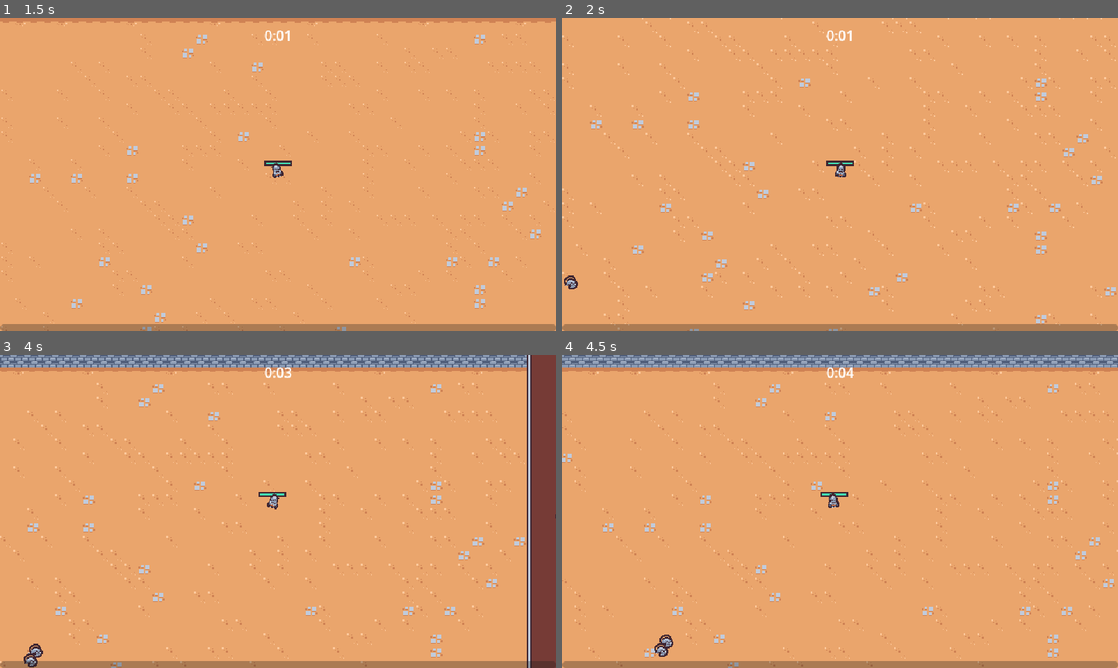
Above: before the commit, frames 1-4 (two rows, left to right).
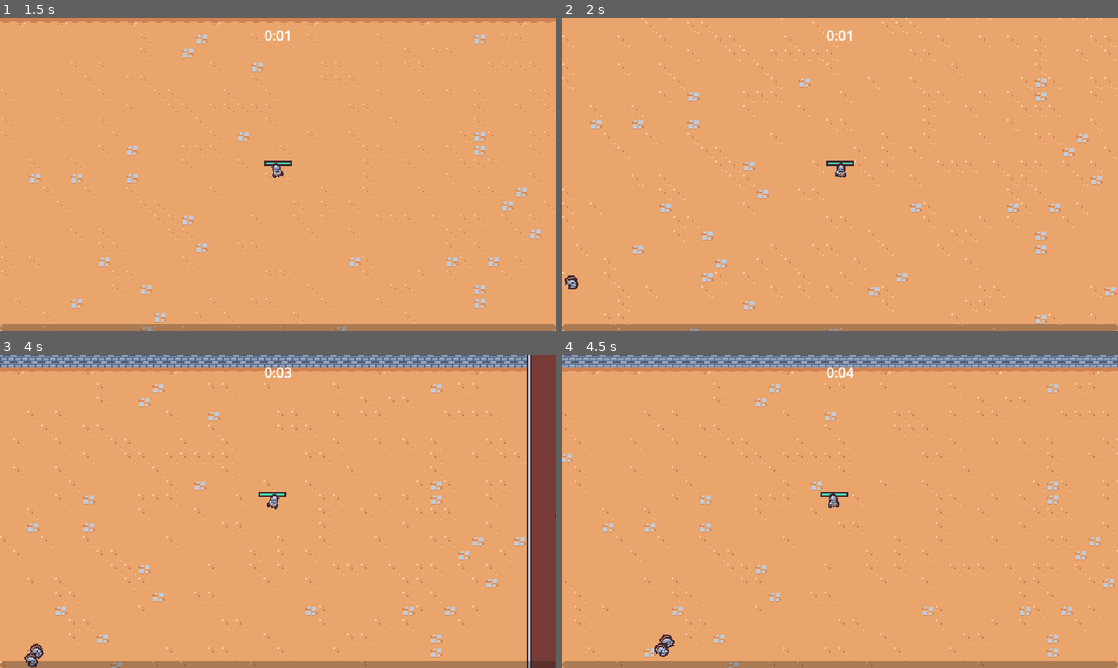
Above: after the commit, the same moments.

Repository: Ian-Ion/2d-survivors-course
Game: Godot game, scene res://scenes/main/main.tscn
The game is run twice, just before and just after one commit, with the same random seed, the same clock (stepped at 60 frames per second) and the same inputs.
Inputs (mouse positions are in pixels of both pictures, inside the frame that each line leads up to):
- Up to frame 1 (1.5 s): move the mouse to (400, 158) at 0.52 s; press the mouse at (400, 158) at 0.53 s; hold D (move_right) 0.53-1.28 s; move the mouse to (166, 190) at 1.27 s; release the mouse at (166, 190) at 1.28 s; hold S (move_down) from 1.28 s (still down); click (166, 190) at 1.35 s
- Up to frame 2 (2 s): keep holding S (move_down)
- Up to frame 3 (4 s): move the mouse to (333, 442) at 2.02 s; release S (move_down) at 2.03 s; press the mouse at (333, 442) at 2.03 s; hold D (move_right) 2.03-2.78 s; move the mouse to (250, 574) at 2.77 s; release the mouse at (250, 574) at 2.78 s; hold W (move_up) 2.78-3.53 s; click (250, 574) at 2.85 s; move the mouse to (444, 558) at 3.52 s; press the mouse at (444, 558) at 3.53 s; hold A (move_left) from 3.53 s (still down)
- Up to frame 4 (4.5 s): keep holding A (move_left); move the mouse to (673, 464) at 4.27 s; release the mouse at (673, 464) at 4.28 s; click (673, 464) at 4.35 s

Frame 1 is identical in both runs. In frame 2, less than 0.1% of the frame differs, in the area x 0-3%, y 82-87%; in frame 3, less than 0.1%, in the area x 4-8%, y 92-100%; in frame 4, less than 0.1%.

Commit message:
Add DeathComponent with particle animation

Diff:
--- /dev/null
+++ b/scenes/component/death_component.tscn
@@ -0,0 +1,89 @@
+[gd_scene load_steps=8 format=3 uid="uid://chffs2g5jnpt4"]
+
+[ext_resource type="Texture2D" uid="uid://beei1g5yoqxoe" path="res://scenes/game_object/basic_enemy/basic_enemy.png" id="1_ri86x"]
+
+[sub_resource type="Animation" id="Animation_urvt1"]
+resource_name = "default"
+tracks/0/type = "value"
+tracks/0/imported = false
+tracks/0/enabled = true
+tracks/0/path = NodePath("GPUParticles2D:emitting")
+tracks/0/interp = 1
+tracks/0/loop_wrap = true
+tracks/0/keys = {
+"times": PackedFloat32Array(0),
+"transitions": PackedFloat32Array(1),
+"update": 1,
+"values": [true]
+}
+tracks/1/type = "method"
+tracks/1/imported = false
+tracks/1/enabled = true
+tracks/1/path = NodePath(".")
+tracks/1/interp = 1
+tracks/1/loop_wrap = true
+tracks/1/keys = {
+"times": PackedFloat32Array(1),
+"transitions": PackedFloat32Array(1),
+"values": [{
+"args": [],
+"method": &"queue_free"
+}]
+}
+
+[sub_resource type="Animation" id="Animation_m7dir"]
+length = 0.001
+tracks/0/type = "value"
+tracks/0/imported = false
+tracks/0/enabled = true
+tracks/0/path = NodePath("GPUParticles2D:emitting")
+tracks/0/interp = 1
+tracks/0/loop_wrap = true
+tracks/0/keys = {
+"times": PackedFloat32Array(0),
+"transitions": PackedFloat32Array(1),
+"update": 1,
+"values": [false]
+}
+
+[sub_resource type="AnimationLibrary" id="AnimationLibrary_icr3y"]
+_data = {
+"RESET": SubResource("Animation_m7dir"),
+"default": SubResource("Animation_urvt1")
+}
+
+[sub_resource type="Curve" id="Curve_4wlox"]
+_data = [Vector2(0, 1), 0.0, 0.0, 0, 0, Vector2(0.6, 1), 0.0, 0.0, 0, 0, Vector2(1, 0), 0.0, 0.0, 0, 0]
+point_count = 3
+
+[sub_resource type="CurveTexture" id="CurveTexture_uk37d"]
+curve = SubResource("Curve_4wlox")
+
+[sub_resource type="ParticleProcessMaterial" id="ParticleProcessMaterial_1vklv"]
+particle_flag_disable_z = true
+direction = Vector3(0, -1, 0)
+spread = 30.0
+initial_velocity_min = 125.0
+initial_velocity_max = 200.0
+angular_velocity_min = -720.0
+angular_velocity_max = 720.0
+gravity = Vector3(0, 400, 0)
+scale_curve = SubResource("CurveTexture_uk37d")
+
+[node name="DeathComponent" type="Node2D"]
+
+[node name="AnimationPlayer" type="AnimationPlayer" parent="."]
+libraries = {
+"": SubResource("AnimationLibrary_icr3y")
+}
+autoplay = "default"
+
+[node name="GPUParticles2D" type="GPUParticles2D" parent="."]
+emitting = false
+amount = 1
+process_material = SubResource("ParticleProcessMaterial_1vklv")
+texture = ExtResource("1_ri86x")
+lifetime = 0.65
+one_shot = true
+fixed_fps = 0
+interpolate = false
--- a/scenes/game_object/basic_enemy/basic_enemy.tscn
+++ b/scenes/game_object/basic_enemy/basic_enemy.tscn
@@ -1,10 +1,73 @@
-[gd_scene load_steps=8 format=3 uid="uid://bvx65m283ts2m"]
+[gd_scene load_steps=11 format=3 uid="uid://bvx65m283ts2m"]
 
 [ext_resource type="Texture2D" uid="uid://beei1g5yoqxoe" path="res://scenes/game_object/basic_enemy/basic_enemy.png" id="1_0n7p2"]
 [ext_resource type="Script" path="res://scenes/game_object/basic_enemy/basic_enemy.gd" id="1_05tkv"]
 [ext_resource type="PackedScene" uid="uid://csvpsvcwmtu0s" path="res://scenes/component/health_component.tscn" id="2_auhf2"]
 [ext_resource type="PackedScene" uid="uid://vgg80ew52dlk" path="res://scenes/component/vial_drop_component.tscn" id="3_suhtm"]
 [ext_resource type="PackedScene" uid="uid://bnlibmjvuocbg" path="res://scenes/component/hurtbox_component.tscn" id="4_vkfrv"]
+
+[sub_resource type="Animation" id="Animation_i0fay"]
+resource_name = "walk"
+length = 0.4
+loop_mode = 1
+step = 0.1
+tracks/0/type = "value"
+tracks/0/imported = false
+tracks/0/enabled = true
+tracks/0/path = NodePath("Visuals/Sprite2D:position")
+tracks/0/interp = 2
+tracks/0/loop_wrap = true
+tracks/0/keys = {
+"times": PackedFloat32Array(0, 0.1, 0.3),
+"transitions": PackedFloat32Array(1, 1, 1),
+"update": 0,
+"values": [Vector2(0, 0), Vector2(-1, 0), Vector2(1, 0)]
+}
+tracks/1/type = "value"
+tracks/1/imported = false
+tracks/1/enabled = true
+tracks/1/path = NodePath("Visuals/Sprite2D:rotation")
+tracks/1/interp = 2
+tracks/1/loop_wrap = true
+tracks/1/keys = {
+"times": PackedFloat32Array(0, 0.1, 0.2, 0.3),
+"transitions": PackedFloat32Array(1, 1, 1, 1),
+"update": 0,
+"values": [0.174533, -0.174533, 0.174533, -0.174533]
+}
+
+[sub_resource type="Animation" id="Animation_u8njv"]
+length = 0.001
+tracks/0/type = "value"
+tracks/0/imported = false
+tracks/0/enabled = true
+tracks/0/path = NodePath("Visuals/Sprite2D:position")
+tracks/0/interp = 1
+tracks/0/loop_wrap = true
+tracks/0/keys = {
+"times": PackedFloat32Array(0),
+"transitions": PackedFloat32Array(1),
+"update": 0,
+"values": [Vector2(0, 0)]
+}
+tracks/1/type = "value"
+tracks/1/imported = false
+tracks/1/enabled = true
+tracks/1/path = NodePath("Visuals/Sprite2D:rotation")
+tracks/1/interp = 1
+tracks/1/loop_wrap = true
+tracks/1/keys = {
+"times": PackedFloat32Array(0),
+"transitions": PackedFloat32Array(1),
+"update": 0,
+"values": [0.0]
+}
+
+[sub_resource type="AnimationLibrary" id="AnimationLibrary_em4cv"]
+_data = {
+"RESET": SubResource("Animation_u8njv"),
+"walk": SubResource("Animation_i0fay")
+}
 
 [sub_resource type="CircleShape2D" id="CircleShape2D_tq4lk"]
 radius = 12.0
@@ -18,6 +81,12 @@
 motion_mode = 1
 script = ExtResource("1_05tkv")
 
+[node name="AnimationPlayer" type="AnimationPlayer" parent="."]
+libraries = {
+"": SubResource("AnimationLibrary_em4cv")
+}
+autoplay = "walk"
+
 [node name="HealthComponent" parent="." instance=ExtResource("2_auhf2")]
 
 [node name="VialDropComponent" parent="." node_paths=PackedStringArray("health_component") instance=ExtResource("3_suhtm")]
@@ -30,7 +99,9 @@
 position = Vector2(0, -5)
 shape = SubResource("CircleShape2D_tq4lk")
 
-[node name="Sprite2D" type="Sprite2D" parent="."]
+[node name="Visuals" type="Node2D" parent="."]
+
+[node name="Sprite2D" type="Sprite2D" parent="Visuals"]
 texture = ExtResource("1_0n7p2")
 offset = Vector2(0, -4)
 
